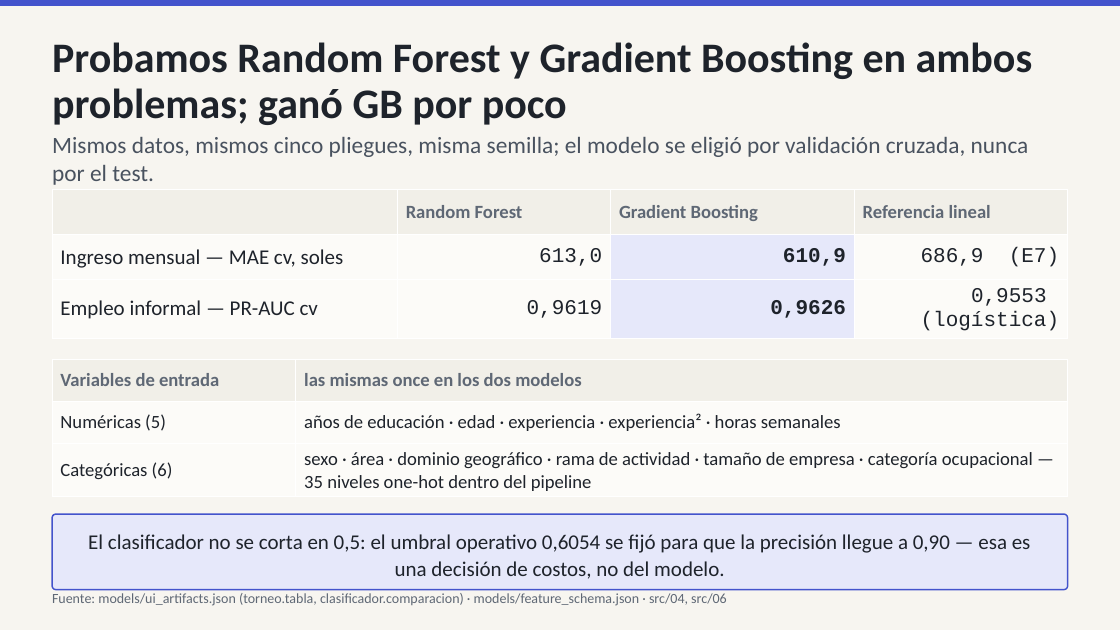
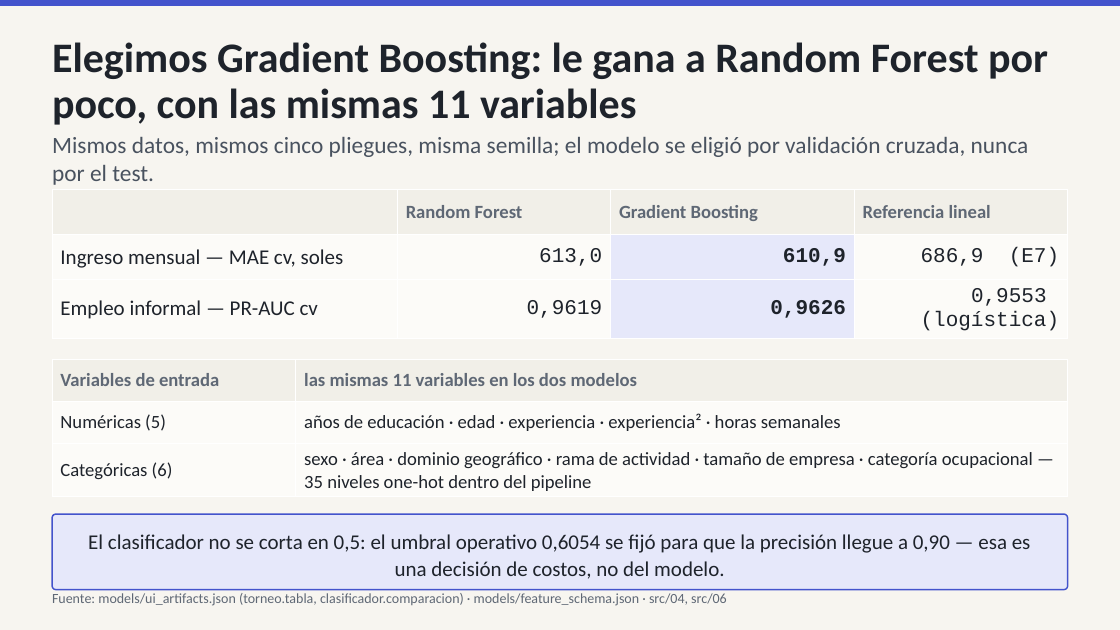
Before and after one commit to IchiSieben/enaho-ingresos-informalidad, a slide deck: slide 8 of docs/presentacion/ENAHO_exposicion.pptx. Drawn at 1120x630 pixels with LibreOffice and Linux fonts; fonts in the diff are those of the drawing. Boxes give left, top, right and bottom in pixels: in the first picture for what was removed or moved away, otherwise in the second. Text is boxed around its words. In the diff, an @@ line names an element or a change of style, - is before the commit and + after.

```diff
--- a/docs/presentacion/ENAHO_exposicion.pptx
+++ b/docs/presentacion/ENAHO_exposicion.pptx
@@ text at bbox=[52, 42, 1048, 125]: text changed @@
-Probamos Random Forest y Gradient Boosting en ambos problemas; ganó GB por poco
+Elegimos Gradient Boosting: le gana a Random Forest por poco, con las mismas 11 variables
@@ table at bbox=[52, 360, 1068, 495] @@
-row 1, column 2: las mismas once en los dos modelos
+row 1, column 2: las mismas 11 variables en los dos modelos
```
Also in this commit, not shown: 4 other slides changed, 3 other files.
